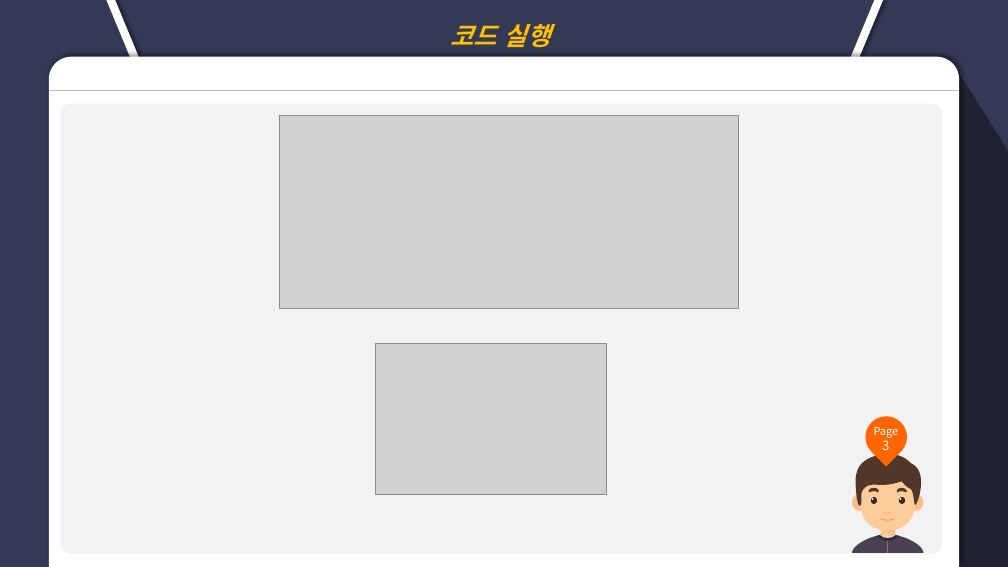
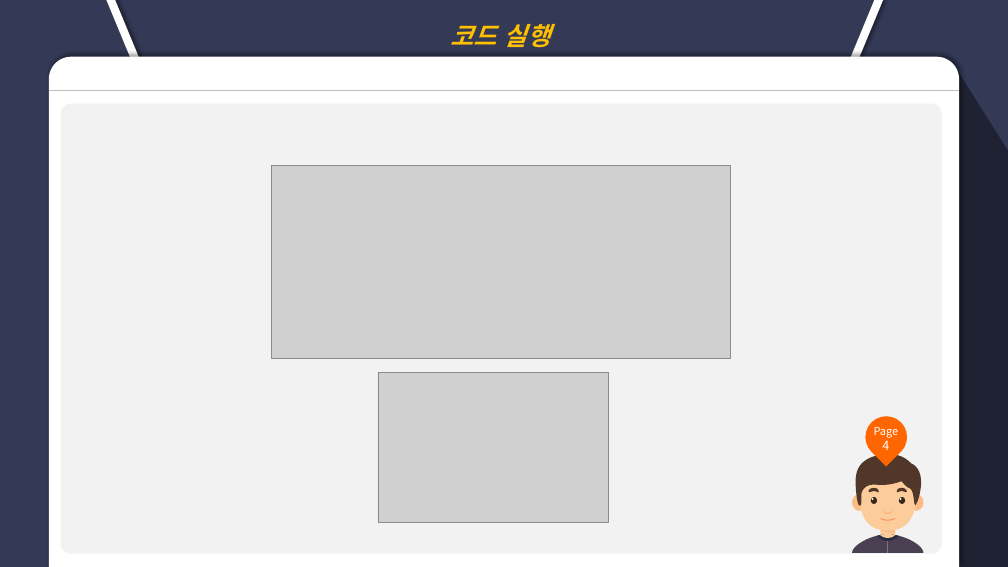
Before and after one commit to chenzijian0/Linux_SnakeGame, a slide deck: slide 11 of Snake_game.pptx (slide 10 before the commit). Drawn at 1008x567 pixels with LibreOffice and Linux fonts; fonts in the diff are those of the drawing; grey boxes stand for pictures. Boxes give left, top, right and bottom in pixels: in the first picture for what was removed or moved away, otherwise in the second. Text is boxed around its words. In the diff, an @@ line names an element or a change of style, - is before the commit and + after.

```diff
--- a/Snake_game.pptx
+++ b/Snake_game.pptx
@@ picture: place and size @@
-picture at (279, 116, 738, 309)
+picture at (271, 166, 730, 358)
@@ picture: place and size @@
-picture at (376, 344, 606, 495)
+picture at (378, 372, 609, 523)
@@ text at (882, 437, 889, 450): text changed @@
-3
+4
```
Also in this commit, not shown: 7 other slides changed, 1 other file.
